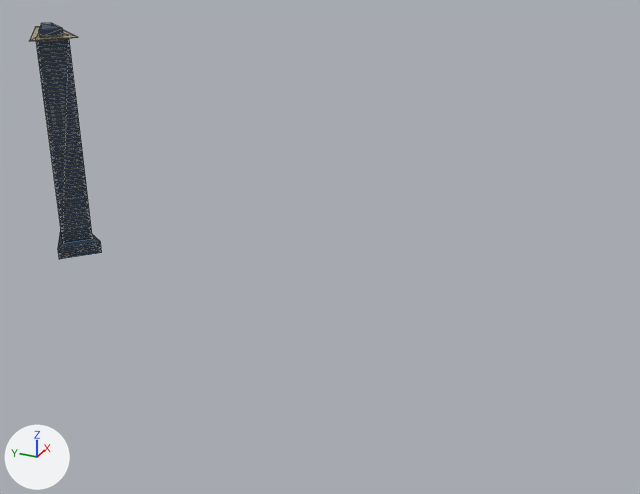
The glTF model docs/research/3d-buildings-pilot/heroes/paramount-hotel-midtown.glb: old version first, new version second.
One viewpoint serves both versions: a camera (50 mm lens) standing at (-1336.0, -14.0, 440.0) and looking at (-638.0, 300.0, 91.0). Every picture has the same lights, and +X, +Y and +Z are marked at lower left. The first picture is the older version. Mesh edges are drawn as thin lines. Where no turn or scale is listed for an object, it has been applied to the vertices.

The first picture shows 'B_1146969101_paramount-hotel-midtown' and 1 more.
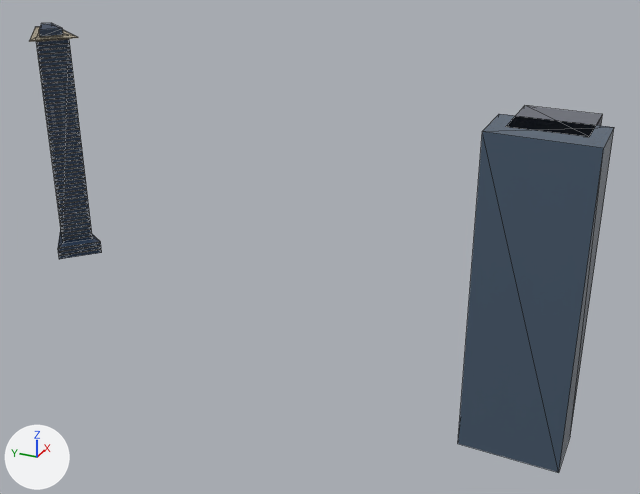
Changed parts and their boxes (x1, y1, x2, y2) in the pictures (640 x 494 px):
'vision_slab_-1', added (blue): after (458, 114, 614, 473)
'vision_crown', added: after (508, 106, 602, 136)

The change, as a list of edits to the scene's bpy script:
```text
Add mat_vision_bentglass:
    mat_vision_bentglass = principled_material('Vision_BentGlass')
    mat_vision_bentglass.base_color = (0.1, 0.15, 0.22)  # blue #596c81
    mat_vision_bentglass.metallic = 0.4
    mat_vision_bentglass.roughness = 0.2
Add mat_concrete_dark:
    mat_concrete_dark = principled_material('Concrete_Dark')
    mat_concrete_dark.base_color = (0.16, 0.17, 0.2)  # grey #6f737c
    mat_concrete_dark.metallic = 0.05
    mat_concrete_dark.roughness = 0.82
Add me_vision_slab_mesh_001:
    me_vision_slab_mesh_001.from_pydata([(-758.0, 125.0, 0.0), (-711.0, 125.0, 0.0), (-711.0, 44.0, 0.0), (-761.0, 44.0, 0.0), (-758.0, 125.0, 260.0), (-711.0, 125.0, 260.0), (-711.0, 44.0, 260.0), (-761.0, 44.0, 260.0)], [], [(3, 2, 1), (3, 1, 0), (4, 5, 6), (4, 6, 7), (0, 1, 5), (0, 5, 4), (1, 2, 6), (1, 6, 5), (2, 3, 7), (2, 7, 6), (3, 0, 4), (3, 4, 7)])
    me_vision_slab_mesh_001.materials.append(mat_vision_bentglass)  # blue #596c81
Add me_vision_crown_mesh:
    me_vision_crown_mesh.from_pydata(...)  # a box spanning x -741.1..-680.9, y 56.4..112.8, z 252.0..260.0
    me_vision_crown_mesh.materials.append(mat_concrete_dark)  # grey #6f737c
Add ob_vision_slab__1:
    ob_vision_slab__1 = bpy.data.objects.new('vision_slab_-1', me_vision_slab_mesh_001)
    ob_vision_slab__1.location = (0.0, 0.0, 0.0)
Add ob_vision_crown:
    ob_vision_crown = bpy.data.objects.new('vision_crown', me_vision_crown_mesh)
    ob_vision_crown.location = (0.0, 0.0, 0.0)
```
